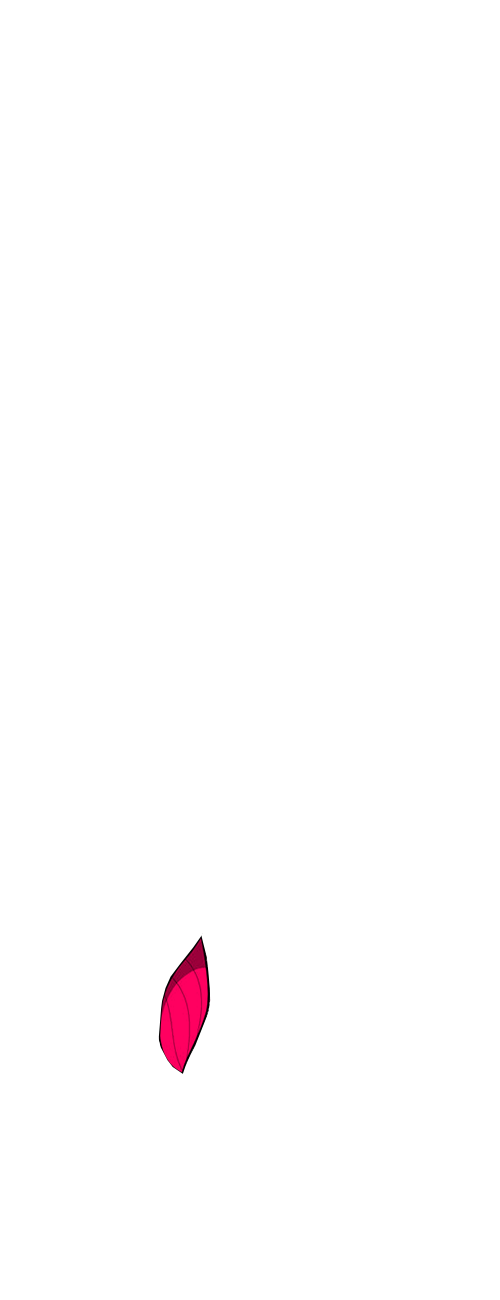
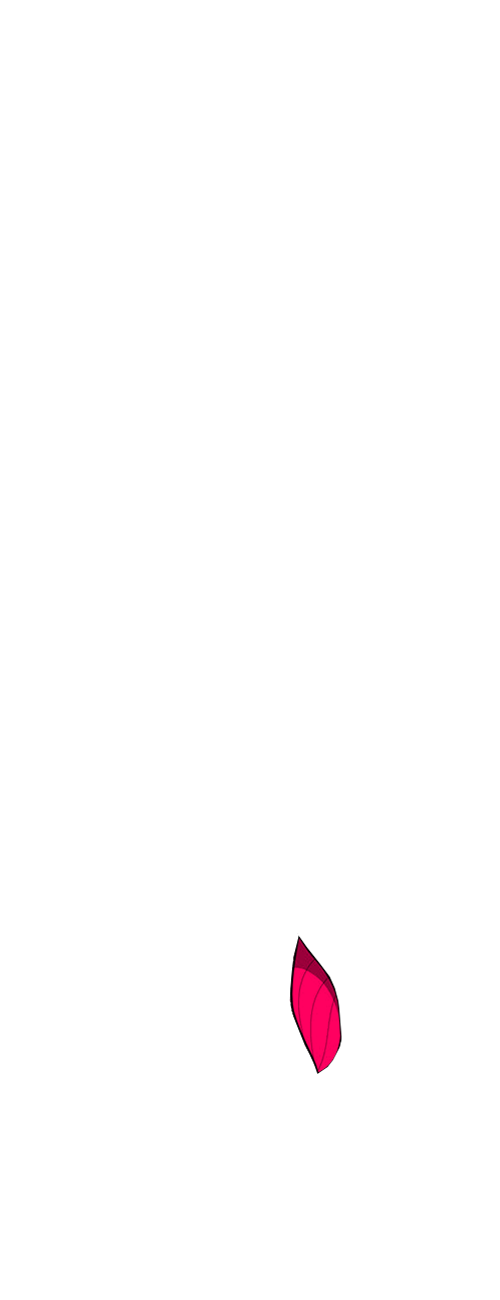
Layers edited between the first and the second 500×1300 image:
hid group "Derecha" (15 layers) over [158, 933, 211, 1074]
showed "15" (2nd of 2, in "Izquierda") over [289, 933, 342, 1074]
